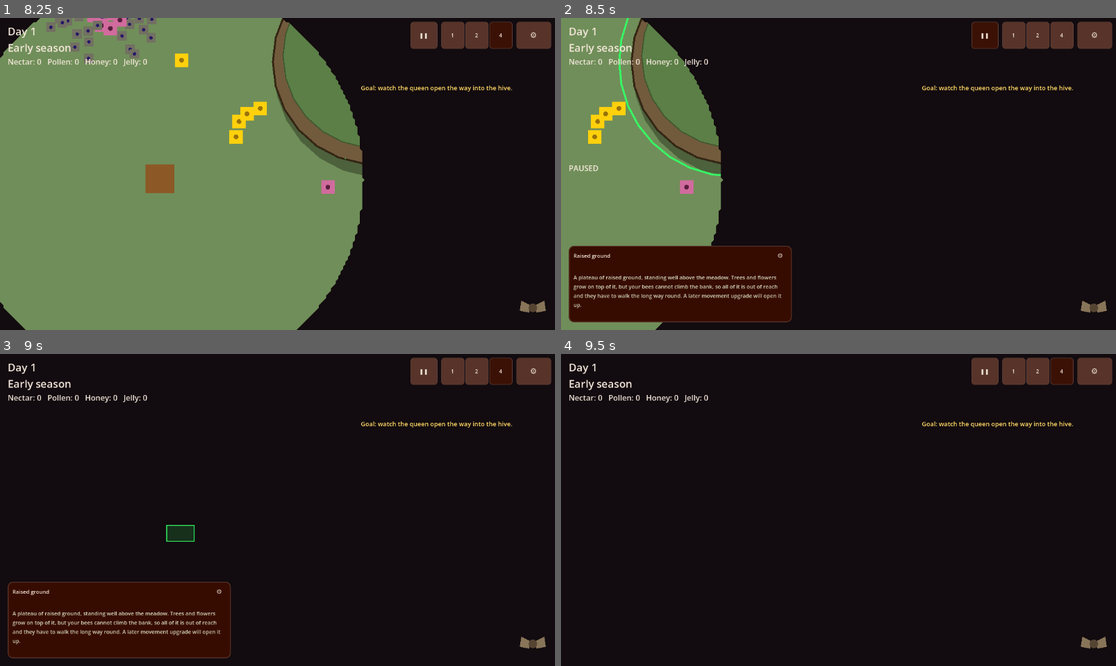
Above: before the commit, frames 1-4 (two rows, left to right).
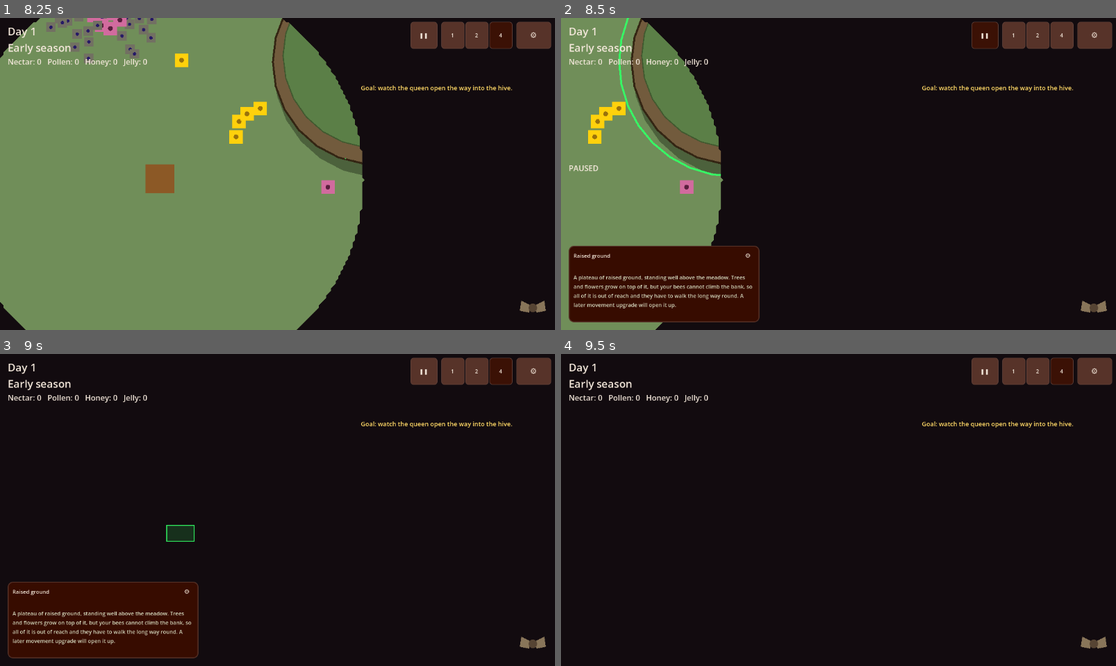
Above: after the commit, the same moments.

Repository: wonderburg7/meadow
Game: Godot game, scene res://scenes/Main.tscn
Same seed, same stepped clock (60 frames per second), same inputs: the game is played once before the commit and once after it.
Inputs (mouse positions are in pixels of both pictures, inside the frame that each line leads up to):
- Up to frame 1 (8.25 s): click (49, 105) at 0.52 s; click "Start" at 1.25 s; click "⚙" at 2 s; click "Restart Run" at 2.75 s; click "❚❚" at 3.5 s; click "1" at 4.25 s; click "2" at 5 s; click "4" at 5.75 s; click (532, 308) at 6.5 s; click "Dismiss" at 7.25 s; tap Enter at 8 s; move the mouse to (399, 158) at 8.02 s; hold Right from 8.03 s (still down); tap Tab at 8.1 s; click (399, 158) at 8.17 s
- Up to frame 2 (8.5 s): keep holding Right; tap Space at 8.27 s
- Up to frame 3 (9 s): tap Space at 8.57 s; release Right at 8.75 s; drag from (166, 525) to (249, 572) at 8.77 s
- Up to frame 4 (9.5 s): no input

Frame 1 is identical in both runs. In frame 2, 2.2% of the frame differs, in the area x 2-42%, y 73-98%; in frame 3, 2.2%; in frame 4, nothing differs.

Commit message:
UI-R-1: an explicit command-tray left edge, instead of a fudge factor
The command tray was anchored PRESET_CENTER_BOTTOM -- centred on the
viewport -- while the bottom row's two reserves are unequal: 390 for the
summary panel on the left, 544 for Dr Gallerin on the right. The band's own
centre is therefore 77px left of the viewport's, so the tray was drawn 77px
too far right, and command_tray_max_width's `* 0.924` was a centring
correction in disguise that clawed back only half of it. At 1920 that left
the tray's right edge at 1415.5 against a Gallerin reserve starting at 1376
-- the 39px overlap Dave saw on 2 Sep -- and at every width it cost tray
width for nothing.

- ui_layout.gd: `command_tray_left_reserve()` states the left reserve once
  (margin + panel + gap), so the narrow-breakpoint choice between the two
  SELECTION_TRAY_RESERVE values happens in one place. `command_tray_max_
  width()` is now the whole band less one COMMAND_TRAY_SIDE_GAP at each
  end, with no factor. `command_tray_left_edge()` is new and says outright
  where the tray starts.
- ui_layout.gd: `selection_tray_width()` reads that edge rather than
  recomputing it from the tray's cap, so the panel and the tray can no
  longer disagree about the boundary between them.
- hud.gd: the tray is anchored PRESET_BOTTOM_LEFT with GROW_DIRECTION_END,
  and `_update_command_tray_width()` sets offset_left from the helper
  alongside the width, so a resize moves the tray as well as re-capping it.
  offset_bottom stays -16, which is why its bottom is level with the panel.

The left edge is clamped at both ends. Below about 1150px wide
COMMAND_TRAY_MIN_WIDTH takes over and the band is narrower than the tray;
there the tray slides left, keeping clear of Gallerin's reserve and eating
into the summary panel's instead of running off the right of the screen. It
never moves left of SELECTION_TRAY_LEFT_MARGIN. The visible consequence is
that the summary panel is narrower at 800 wide than it was (139px against
268px); above ~1150px it is unchanged at 406px. The filed check asks Dave
whether 800 is too cramped, since the alternative is overlapping Gallerin
at the narrow end.

Arithmetic evaluated at 1920, 1600, 1280, 1100, 1000, 999, 900 and 800: at
every one the tray is fully on screen, its left edge is exactly one
SELECTION_TRAY_GAP right of the summary panel, and its right edge is at or
left of where Gallerin's reserve starts.

Co-Authored-By: Claude Opus 5 <noreply@anthropic.com>

Diff:
--- a/scripts/hud.gd
+++ b/scripts/hud.gd
@@ -925,16 +925,23 @@
 ## The command tray (UI_PLAN.md section 5): a wrapping row of role-action
 ## buttons, ranked by how often they're used for the current selection
 ## rather than alphabetically or by internal role-mode order, with
-## "More…" revealing the rest underneath. Anchored bottom-centre and
-## capped to ui_layout.gd's shared max width so it never grows into the
-## Gallerin reserve -- see _update_command_tray_width.
+## "More…" revealing the rest underneath. Anchored to ui_layout.gd's
+## explicit bottom-row left edge -- not the viewport's centre, which sat
+## 77px right of the band's own centre because the row's two reserves are
+## unequal (UI-R-1) -- and capped to the shared max width so it never grows
+## into the Gallerin reserve. See _update_command_tray_width.
 func _build_command_tray() -> void:
 	command_tray = PanelContainer.new()
 	command_tray.theme = UiTheme.build_theme()
 	command_tray.add_theme_stylebox_override("panel", UiTheme.panel_stylebox())
-	command_tray.set_anchors_preset(Control.PRESET_CENTER_BOTTOM)
-	command_tray.grow_horizontal = Control.GROW_DIRECTION_BOTH
+	command_tray.set_anchors_preset(Control.PRESET_BOTTOM_LEFT)
+	# Grow rightwards from the left edge _update_command_tray_width sets, so
+	# the tray's own minimum size can never drag it back over the summary
+	# panel (UI-R-1).
+	command_tray.grow_horizontal = Control.GROW_DIRECTION_END
 	command_tray.grow_vertical = Control.GROW_DIRECTION_BEGIN
+	# Matches the summary panel's own bottom offset, which is why the two
+	# sit level.
 	command_tray.offset_bottom = -16
 	command_tray.visible = false
 	add_child(command_tray)
@@ -2436,7 +2443,7 @@
 ## reservation for the selection tray (not the panel's actual rendered
 ## size -- that still fluctuates a frame behind whatever bee/cell text it
 ## last showed, and since UI-H the panel's own width is derived from this
-## tray's cap, not the other way round) and the Gallerin reserve, at any
+## tray's own edge, not the other way round) and the Gallerin reserve, at any
 ## viewport width -- ui_layout.gd computes it so this tray respects both
 ## reserves by construction rather than a magic-number width. Setting it
 ## on command_columns rather than command_tray itself is what makes the
@@ -2447,6 +2454,11 @@
 		return
 	var viewport_width: float = get_viewport().get_visible_rect().size.x
 	var max_width: float = UiLayout.command_tray_max_width(viewport_width)
+	# Position first, then width: the tray is anchored bottom-left, so its
+	# left edge is set outright rather than inferred from a centred anchor
+	# (UI-R-1). Doing it here rather than at build time is what makes a
+	# resize move the tray as well as re-cap it.
+	command_tray.offset_left = UiLayout.command_tray_left_edge(viewport_width)
 	# custom_minimum_size is only a floor.  Set this anchored control's actual
 	# width as well, then let its HFlow rows grow taller rather than wider.
 	command_tray.custom_minimum_size.x = max_width
--- a/scripts/ui_layout.gd
+++ b/scripts/ui_layout.gd
@@ -53,26 +53,60 @@
 ## rectangles still remain disjoint.
 const COMMAND_TRAY_MIN_WIDTH := 200.0
 
+## Breathing room between the command tray and each of its two neighbours:
+## the summary panel's reserved zone on the left, Dr Gallerin's on the
+## right. UI-R-1 replaced a `* 0.924` shrink with this. That factor was
+## standing in for a centring correction the tray never actually applied
+## -- the tray was anchored to the viewport's centre while its two reserves
+## are unequal (390 left, 544 right), so it sat 77px right of the band's
+## own centre. The factor clawed back only half of that, which left a 39px
+## overlap into Gallerin's reserve at 1920 and a 64px one at 1280, and cost
+## tray width at every other size. The edge is now stated outright instead
+## (command_tray_left_edge), so no fudge factor is needed.
+const COMMAND_TRAY_SIDE_GAP := 16.0
+
 static func is_narrow(viewport_width: float) -> bool:
 	return viewport_width < NARROW_BREAKPOINT
 
-## Max width the bottom-centre command tray may use: total width minus a
-## nominal reservation for the summary panel and the Gallerin reserve, so
-## the tray respects both by construction rather than a magic-number width.
-## UI-P widens UI-H's 0.77 split by 20% (0.924); the shared floor keeps the
-## selection panel from reserving a narrower rectangle than the tray can use.
+## Everything the bottom row reserves to the left of the command tray: the
+## summary panel's fixed left margin, the panel's nominal width for this
+## viewport, and the gap Dave asked for (29 Aug) between the panel and the
+## tray. The tray's left edge is one COMMAND_TRAY_SIDE_GAP right of this.
+static func command_tray_left_reserve(viewport_width: float) -> float:
+	var reserve: float = SELECTION_TRAY_RESERVE_NARROW if is_narrow(viewport_width) else SELECTION_TRAY_RESERVE
+	return SELECTION_TRAY_LEFT_MARGIN + reserve + SELECTION_TRAY_GAP
+
+## Max width the bottom command tray may use: the whole band left between
+## the two reserves, less one side gap at each end, so the tray respects
+## both by construction rather than by a magic-number width or a shrink
+## factor. The shared floor keeps the selection panel from reserving a
+## narrower rectangle than the tray can use.
 static func command_tray_max_width(viewport_width: float) -> float:
-	var reserve: float = SELECTION_TRAY_RESERVE_NARROW if is_narrow(viewport_width) else SELECTION_TRAY_RESERVE
-	return maxf(COMMAND_TRAY_MIN_WIDTH, (viewport_width - reserve - gallerin_reserve_width(viewport_width)) * 0.924)
+	var band: float = viewport_width - command_tray_left_reserve(viewport_width) - gallerin_reserve_width(viewport_width)
+	return maxf(COMMAND_TRAY_MIN_WIDTH, band - 2.0 * COMMAND_TRAY_SIDE_GAP)
+
+## Where the command tray's left edge sits (UI-R-1). hud.gd anchors the
+## tray to this rather than to the viewport's centre, which is what used to
+## push it right into Dr Gallerin's reserve: the two reserves are unequal,
+## so the band's centre is not the viewport's.
+##
+## Clamped on both sides. Once COMMAND_TRAY_MIN_WIDTH's floor takes over at
+## a very narrow viewport the band is smaller than the tray, and something
+## has to give: the tray slides left, so it keeps clear of Gallerin's
+## reserve and eats into the summary panel's instead, rather than vanishing
+## off the right-hand edge. It never moves left of the panel's own margin.
+static func command_tray_left_edge(viewport_width: float) -> float:
+	var nominal: float = command_tray_left_reserve(viewport_width) + COMMAND_TRAY_SIDE_GAP
+	var rightmost: float = viewport_width - gallerin_reserve_width(viewport_width) - command_tray_max_width(viewport_width)
+	return maxf(SELECTION_TRAY_LEFT_MARGIN, minf(nominal, rightmost))
 
 ## The selection/summary panel's width for this viewport -- a function of
 ## viewport size alone, never of what the panel currently shows (UI-B).
-## Rather than a fixed per-breakpoint width, it now fills whatever room is
-## actually left between its own fixed left margin and the command tray's
-## reserved zone, minus SELECTION_TRAY_GAP (Dave's 29 Aug ask) -- the tray
-## is centred, so its reserved zone's left edge is symmetric about the
-## viewport's centre.
+## Rather than a fixed per-breakpoint width, it fills whatever room is left
+## between its own fixed left margin and the command tray's left edge,
+## minus SELECTION_TRAY_GAP (Dave's 29 Aug ask). Since UI-R-1 it reads that
+## edge from command_tray_left_edge rather than recomputing it from the
+## tray's cap, so the panel and the tray cannot disagree about where the
+## boundary between them is.
 static func selection_tray_width(viewport_width: float) -> float:
-	var tray_cap: float = command_tray_max_width(viewport_width)
-	var tray_left_edge: float = (viewport_width - tray_cap) / 2.0
-	return tray_left_edge - SELECTION_TRAY_GAP - SELECTION_TRAY_LEFT_MARGIN
+	return maxf(0.0, command_tray_left_edge(viewport_width) - SELECTION_TRAY_GAP - SELECTION_TRAY_LEFT_MARGIN)
Not shown, changed: FUNCTION_MAP.md
Not shown, changed: NEXTSTEPS.md
Not shown, changed: checks/ready.md
Not shown, changed: plans/now/ui.md
Not shown, changed: plans/workstreams.md
